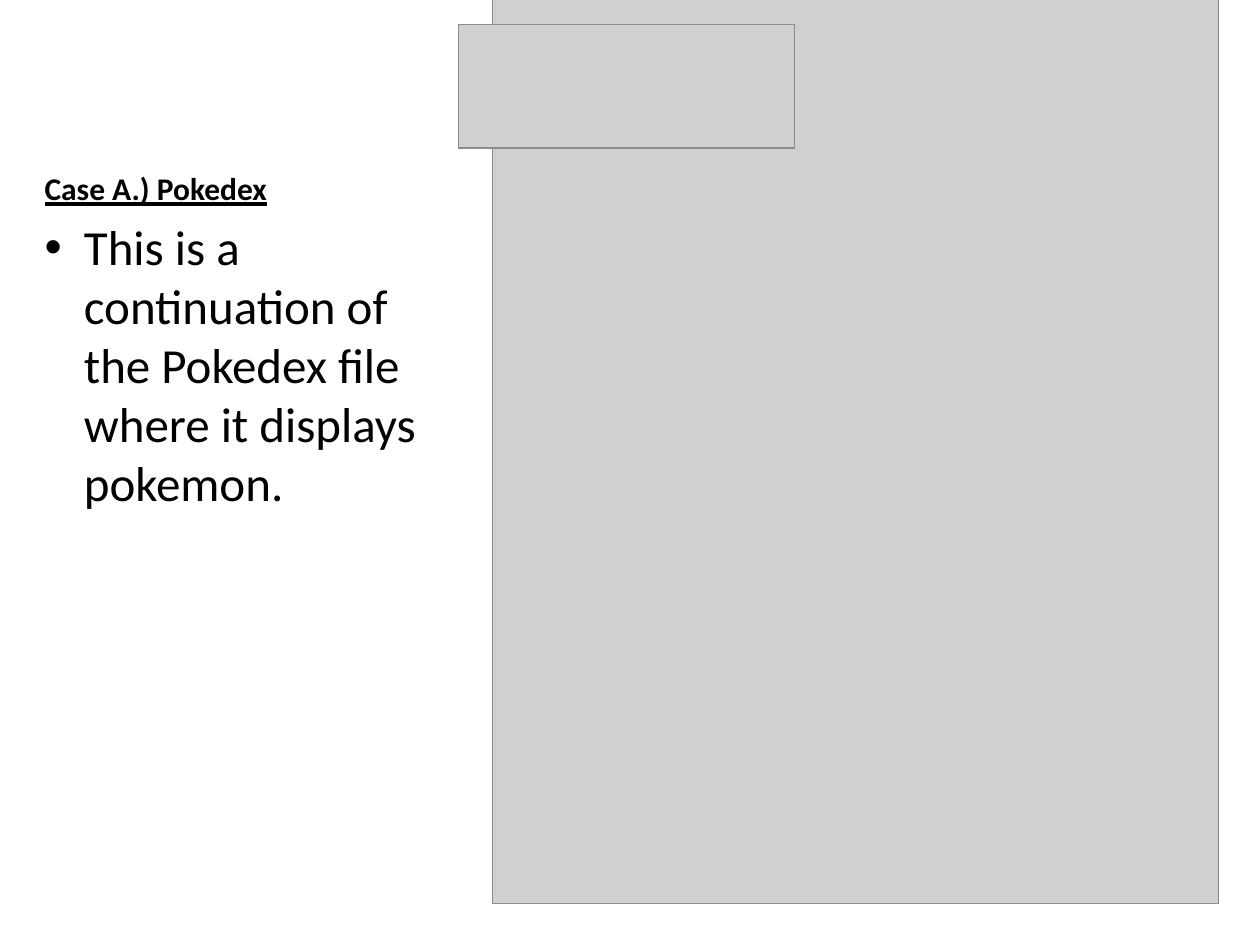
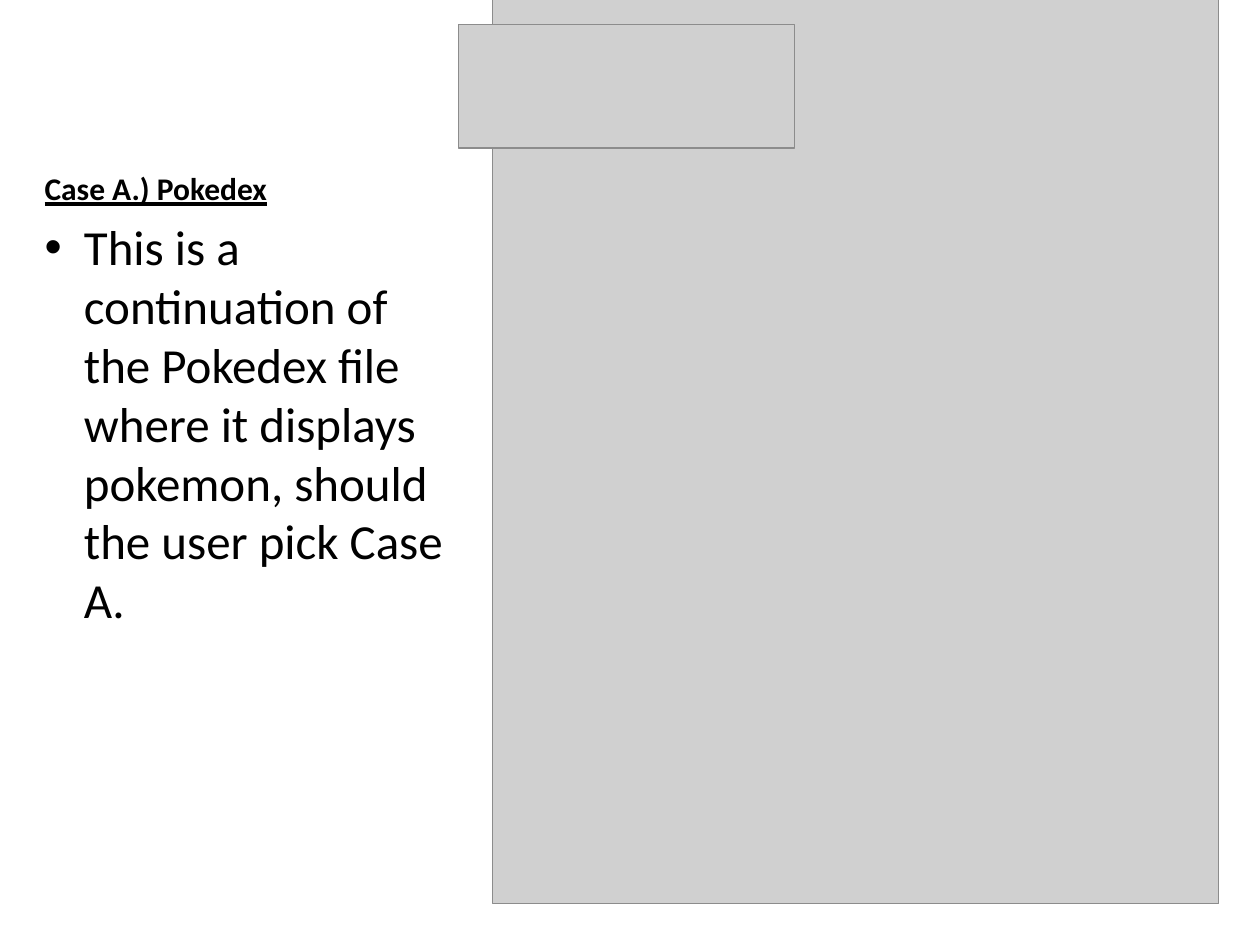
Before and after one commit to B88/Pokedex-Final, a slide deck: slide 6 of Pokemon Presentation.pptx. Drawn at 1260x945 pixels with LibreOffice and Linux fonts; fonts in the diff are those of the drawing; grey boxes stand for pictures. Boxes give left, top, right and bottom in pixels: in the first picture for what was removed or moved away, otherwise in the second. Text is boxed around its words. In the diff, an @@ line names an element or a change of style, - is before the commit and + after.

```diff
--- a/Pokemon Presentation.pptx
+++ b/Pokemon Presentation.pptx
@@ text at [84, 231, 443, 619]: text changed @@
-• This is a continuation of the Pokedex file where it displays pokemon.
+• This is a continuation of the Pokedex file where it displays pokemon, should the user pick Case A.
```
Also in this commit, not shown: 2 other slides changed, 4 slides added.
